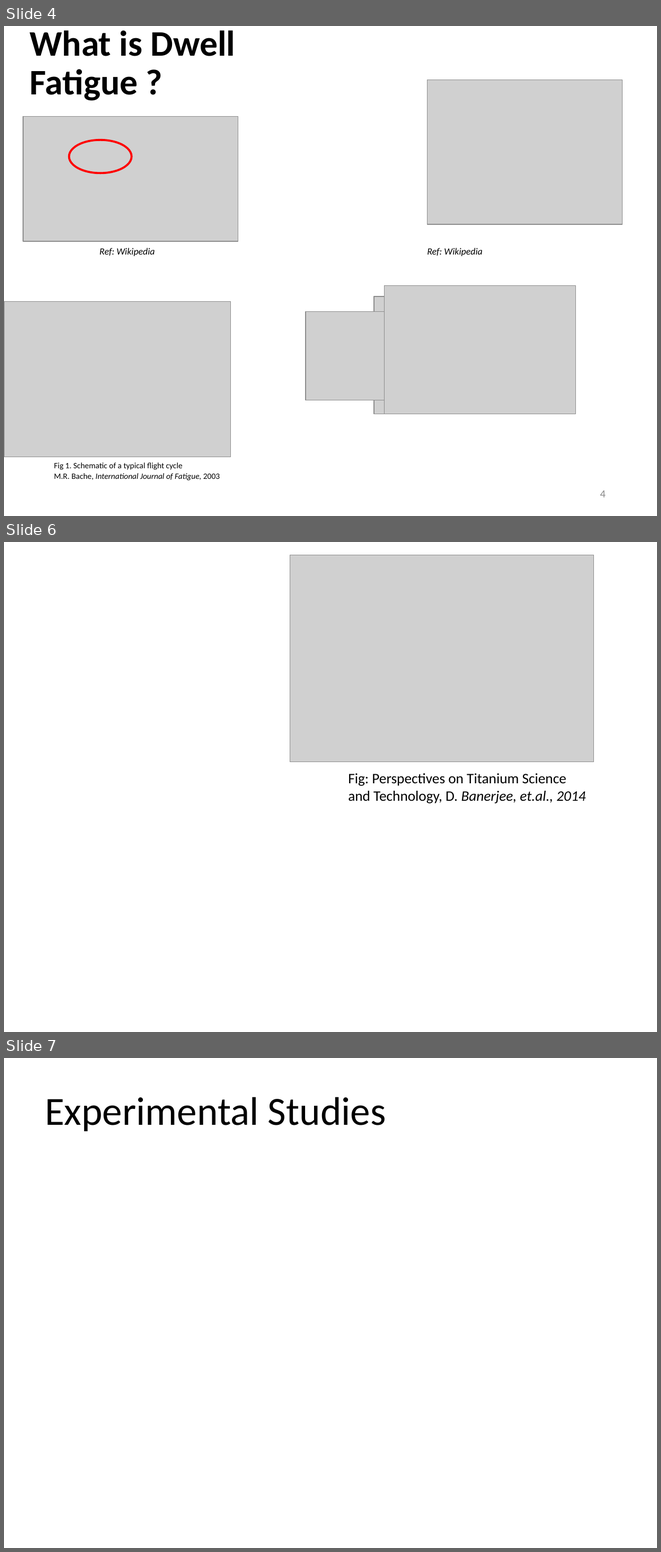
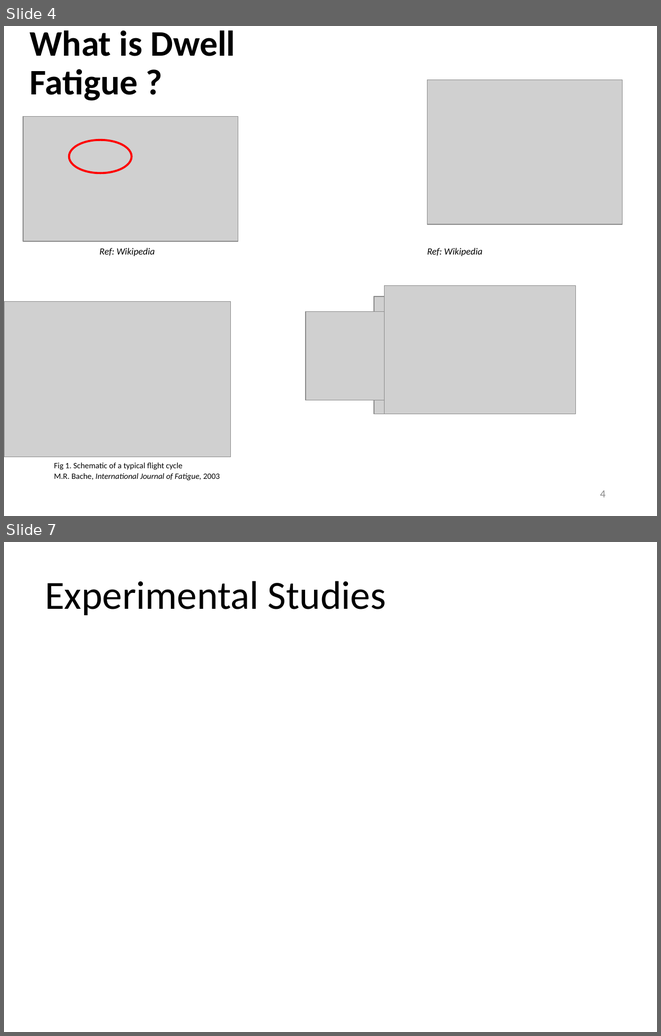
Before and after one commit to Sharanc25/Elements, a slide deck: Thesis/Comprehensive Exam/References/yazar.pptx. Shown one above the other, each under a label of ours: slides 4, 6 and 7 before the commit, slides 4 and 7 after it; the slides between them are not shown. The pictures are 661x1552 and 661x1036 pixels, drawn with LibreOffice and Linux fonts; fonts in the diff are those of the drawing; grey boxes stand for pictures. Boxes give left, top, right and bottom in pixels: in the first picture for what was removed or moved away, otherwise in the second. Text is boxed around its words. In the diff, an @@ line names an element or a change of style, - is before the commit and + after.

```diff
--- a/Thesis/Comprehensive Exam/References/yazar.pptx
+++ b/Thesis/Comprehensive Exam/References/yazar.pptx
@@ slide 6 removed at (x1=4, y1=542, x2=657, y2=1032), background #FFFFFF @@
@@ picture removed at (x1=290, y1=555, x2=593, y2=762) @@
@@ text removed at (x1=348, y1=773, x2=585, y2=803) @@
-Fig: Perspectives on Titanium Science and Technology, D. Banerjee, et.al., 2014
```
Also in this commit, not shown: 1 slide changed, 1 slide added, 1 other file.
